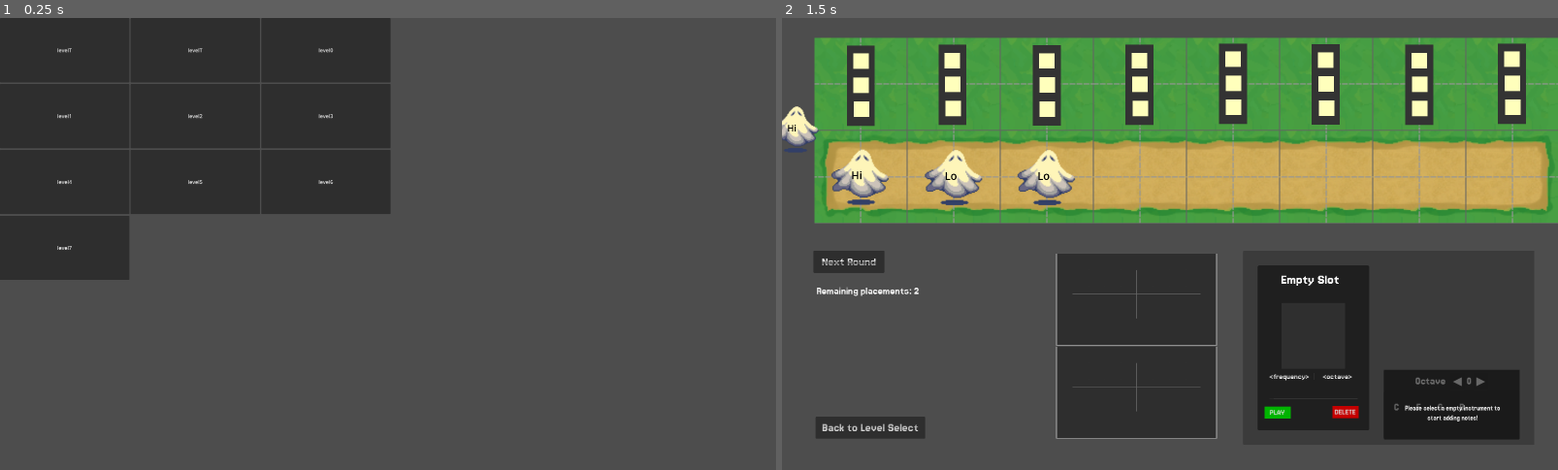
Above: before the commit, frames 1-2 (left to right).
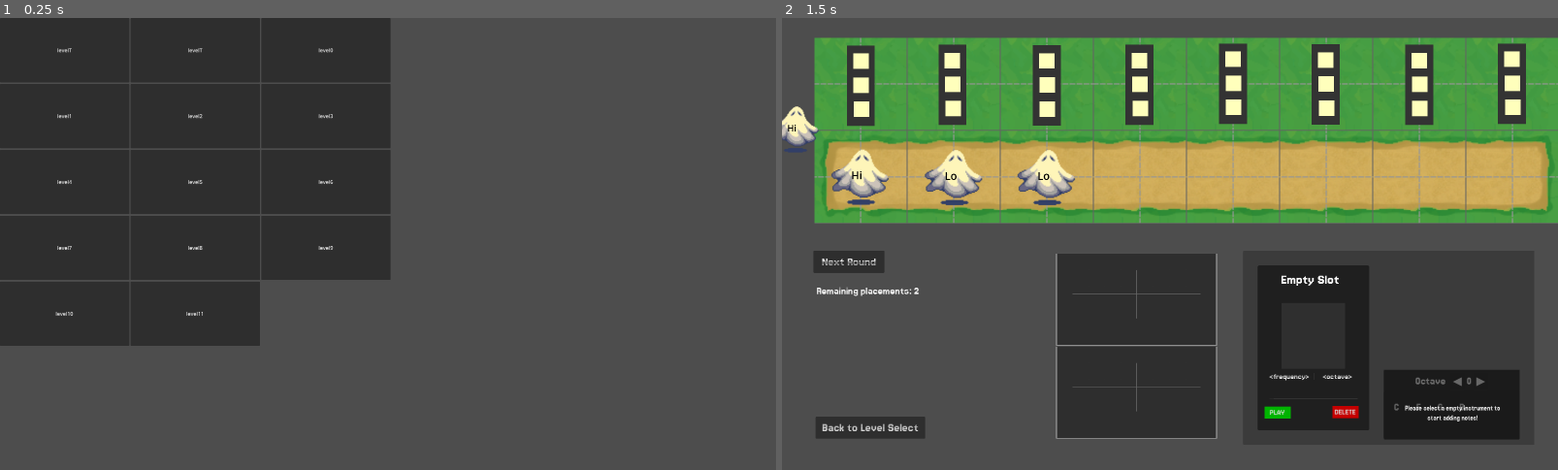
Above: after the commit, the same moments.

Repository: levyy7/Phantom-Frequencies
Game: Godot game, scene res://main_scene.tscn
Two runs of this game, one before a commit and one after it. Both use one fixed random seed, a clock stepped at 60 frames per second and the inputs below.
Inputs:
- Up to frame 1 (0.25 s): no input
- Up to frame 2 (1.5 s): click "level3" at 0.5 s; click "C" at 1.25 s

The runs differ from the first frame. In frame 1, 9.4% of the frame differs, in the area x 0-51%, y 43-73%; in frame 2, nothing differs.

Commit message:
up to level 12

Diff:
--- a/global.gd
+++ b/global.gd
@@ -1,22 +1,49 @@
 extends Node
 
 var note_names: Array[String] = ["A", "A#", "B", "C", "C#", "D", "D#", "E", "F", "F#", "G", "G#"]
+func maj(root: String, ct: int):
+  var base = note_names.find(root)
+  return note_names[base] + "," + note_names[(base + 4) % 12] + "," + note_names[(base + 7) % 12] + "," + str(ct)
 
 var level0 = Level.create_level("level0", "introduces pitches", ["A", "C", "E", "G", "B"], ["Hi", "Lo", "Lo"], ["Hi", "Lo->Hi->Hi", "Lo->Lo->Hi", "Lo->Hi->Hi", "Lo->Lo->Hi"])
 var level1 = Level.create_level("level1", "octaves are 2^n times frequency", ["A", "G"], ["Oc", "Oc", "2Oc"], ["Oc", "Oc", "2Oc", "Oc", "Oc", "2Oc"])
 var level2 = Level.create_level("level2", "notes are roughly 440*2^(k/12)", note_names, ["A*2^(0/12)", "A*2^(4/12)", "A*2^(7/12)"], ["A*2^(0/12)", "A*2^(2/12)", "A*2^(4/12)", "A*2^(5/12)", "A*2^(7/12)"])
 
-var level3 = Level.create_advanced_level("level3", "consonance, dissonance", ["C", "F", "G", "B"], ["Hi", "Lo", "Lo"], ["Hi", "Lo->Hi->Hi", "Lo->Lo->Hi", "Lo->Hi->Hi", "Lo->Lo->Hi"], ["Con", "Con", "Dis", "Con"])
+var level3 = Level.create_advanced_level("level3", "consonance, dissonance",
+["C", "F", "G", "B"], ["Hi", "Lo", "Lo"], ["Hi", "Lo->Hi->Hi", "Lo->Lo->Hi", "Lo->Hi->Hi", "Lo->Lo->Hi"],
+["Con", "Con", "Con", "Con", "Dis", "Dis", "Con", "Con"])
 var level4 = Level.create_level("level4", "(X, X+k) is X and the note k semitones above it, eg 07 can be CG", note_names, ["I12", "I7", "I12"], ["I5", "I3->I8", "I9", "I11->I6", "I7", "I12"])
 
-var level5 = Level.create_advanced_level("level5", "chords: 3 notes at a time", note_names, ["C", "C", "C", "C"], ["C", "C", "C", "C"], ["C,E,G,3", "F,A,C,3", "D,B,G,3", "C,E,G,3"])
-var level6 = Level.create_advanced_level("level6", "major vs minor chords", note_names, ["C", "C", "C", "C"], ["C", "C", "C", "C"], ["maj", "maj", "min", "maj"])
-var level7 = Level.create_advanced_level("level7", "a sad song", note_names, ["C", "C", "C", "C"], ["C", "C", "C", "C"], ["min", "min", "maj", "min"])
+var level5 = Level.create_advanced_level("level5", "chords: >= 3 notes at a time. simple->complex = intensify, complex->simple = resolve",
+  ["C", "D", "E", "F", "G", "A", "B"], ["C", "E", "F", "F"], ["C", "E", "G", "D"],
+  [maj("C", 3), maj("C", 3), "F,A,C,3", "F,A,C,3", maj("G", 3), maj("G", 3), maj("C", 3), maj("C", 3)])
+var level6 = Level.create_advanced_level("level6", "major vs minor chords",
+  ["C", "D", "E", "F#", "G", "A", "B"], ["G", "B", "C", "E"], ["D", "F#", "A", "E"],
+  ["maj", "maj", "maj", "maj", "min", "min", "maj", "maj"])
+var level7 = Level.create_advanced_level("level7", "a sad song",
+  ["C", "D", "E", "F", "G#", "A", "B"], ["A", "A", "A", "A"], ["A", "A", "A", "A"],
+  ["min", "min", "min", "min", "maj", "maj", "min", "min"])
+
+var level8 = Level.create_advanced_level("level8", "A major (is it happy?)",
+  ["C#", "D", "E", "F#", "G#", "A", "B"], ["A", "Hi", "Lo", "Lo->Hi"], ["Oc", "Hi", "E->G#", "E"],
+  ["", "", "A,C#,E,1", "E,G#,B,1", "", "", "E,G#,B,1", "A,C#,E,1"])
+var level9 = Level.create_advanced_level("level9", "A minor (is it sad?)",
+  ["C", "D", "E", "F", "G#", "A", "B"], ["A", "Hi", "Lo", "Lo->Hi"], ["Oc", "Hi", "E->G#", "E"],
+  ["", "", "A,C,E,1", "E,G#,B,1", "", "", "E,G#,B,1", "A,C,E,1"])
+var level10 = Level.create_advanced_level("level10", "G major",
+  ["C", "D", "E", "F#", "G", "A", "B"], ["A", "Hi", "A*2^(7/12)", "Lo->Hi"], ["Oc", "I6", "D->C", "Hi"],
+  ["Con", "Con", maj("G", 1), "D,F#,A,1", "Dis", "Dis", "D,F#,A,C,1", maj("G", 1)])
+var level11 = Level.create_advanced_level("level11", "G major again",
+  ["C", "D", "E", "F#", "G", "A", "B"], ["Hi", "Hi", "Lo", "Lo->Hi"], ["Lo", "Hi", "Lo", "Lo"],
+  ["Con", "Con", "Con", "Con", "Dis", "Dis", maj("C", 3), maj("G", 3)])
+var level12 = Level.create_advanced_level("level12", "E minor",
+  ["C", "D#", "E", "F#", "G", "A", "B"], ["Hi", "Hi", "Lo", "Lo->Hi"], ["Lo", "Hi", "Lo", "Lo"],
+  ["Con", "Con", "Con", "Con", "Dis", "Dis", "B,D#,F#,3", "E,G,B,3"])
 
 var levelTest = Level.create_level("levelT", "", note_names, ["A", "A#", "E"], ["Hi", "Oc->Hi->Hi", "Lo->Lo->Hi", "Lo->Hi->Hi", "Lo->Lo->Hi"])
 var levelTest2 = Level.create_level("levelT", "", note_names, ["Lo"], ["Hi", "Lo->Hi", "Hi->Lo->Lo", "A", "A->E", "A->C", "A->C->E", "I3", "I7", "I3->C->Hi"])
 
-var levels = [levelTest, levelTest2, level0, level1, level2, level3, level4, level5, level6, level7]
+var levels = [levelTest, levelTest2, level0, level1, level2, level3, level4, level5, level6, level7, level8, level9, level10, level11]
 
 var currentLevel = null
 var lives = 3
--- a/level/level.gd
+++ b/level/level.gd
@@ -98,7 +98,6 @@
 	level.tiles = []
 	for p in pathway_preferences:
 		level.tiles.append(p)
-		level.tiles.append(p)
 	level.inital_preferences = inital_preferences
 	level.upcoming_preferences = upcoming_preferences
 	return level
